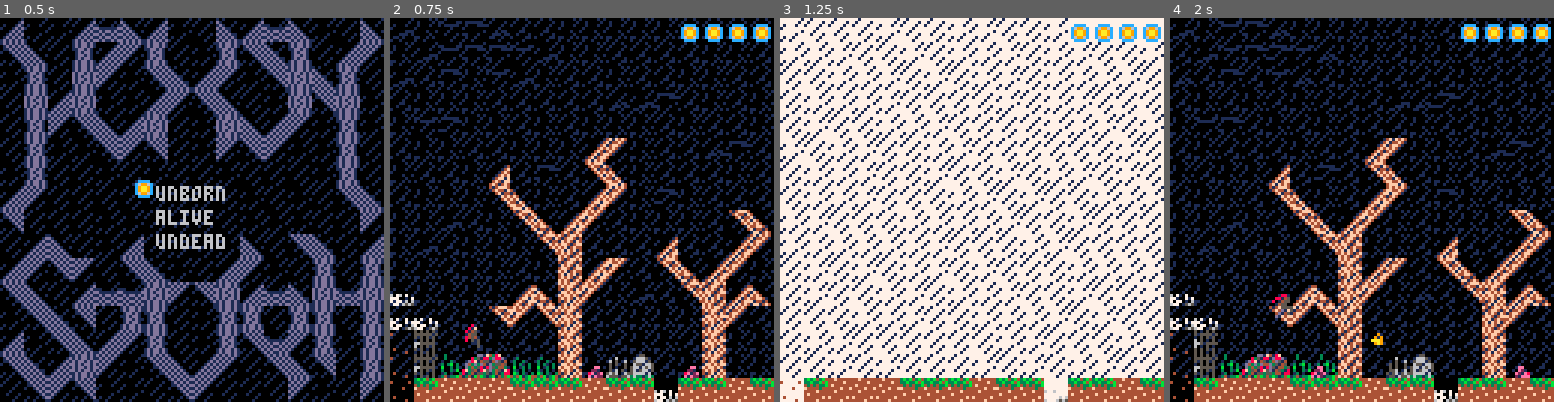
Above: before the commit, frames 1-4 (left to right).
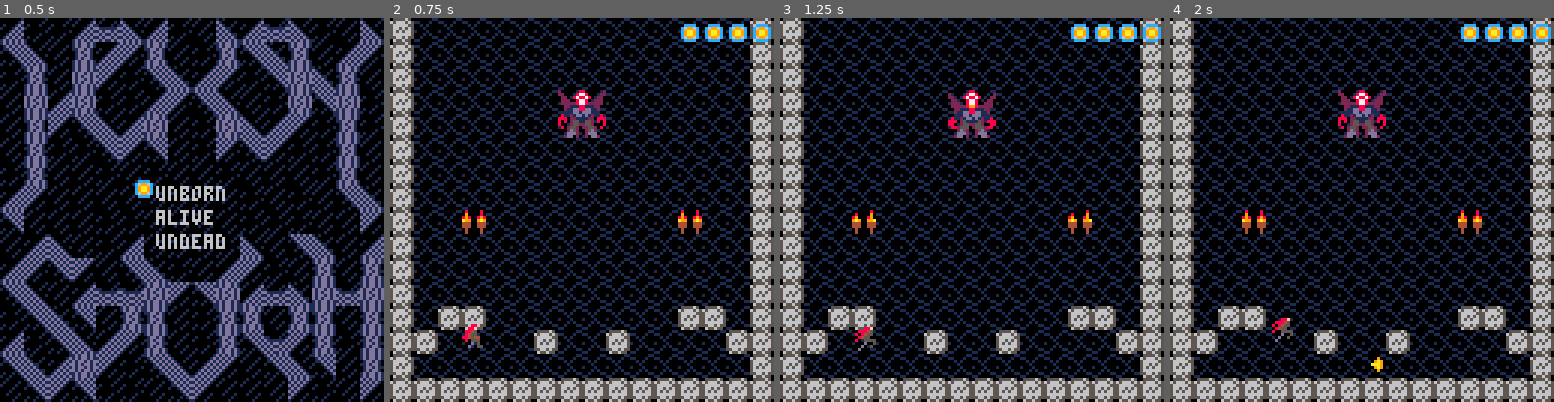
Above: after the commit, the same moments.

Repository: esquellington/esquellington.github.io
Game: PICO-8 cartridge games/jng/jng.p8
Two runs of this game, one before a commit and one after it. Both use one fixed random seed, a clock stepped at 60 frames per second and the inputs below.
Inputs:
- Up to frame 1 (0.5 s): tap X (X key) at 0.33 s
- Up to frame 2 (0.75 s): tap O (Z key) at 0.7 s
- Up to frame 3 (1.25 s): tap X (X key) at 1.07 s
- Up to frame 4 (2 s): hold Right from 1.6 s (still down); tap O (Z key) at 1.7 s; tap X (X key) at 1.85 s

Frame 1 is identical in both runs. In frame 2, 57% of the frame differs, in the area x 0-100%, y 0-100%; in frame 3, 97%; in frame 4, 58%.

Commit message:
finalboss wip

Diff:
--- a/games/jng/jng.p8
+++ b/games/jng/jng.p8
@@ -10,7 +10,7 @@
    caabb_88 = aabb_init(0,0,8,8)
    caabb_1616 = aabb_init(0,0,16,16)
    cv2_44 = v2init(4,4)
-   cinitial_room_coords = v2init( 0, 0 )
+   cinitial_room_coords = v2init( 0, 2 )
 
    --debug options
    debug = { cnummodes = 6,
@@ -655,14 +655,14 @@
          cattackbox = caabb_1616,
          cspeed = 2.5,
          chealth = 20,
-         cshootpos = v2init( 10, 6 ),
+         cshootpos = v2init( 1, 11 ),
          rtoff = v2init(1,0)
       }
 
    a_cthulhu.cshoottype = a_spit
    a_skullboss.cshoottype = a_skull
    a_flameboss.cshoottype = a_flame
-   a_finalboss.cshoottype = a_spit
+   --a_finalboss.cshoottype = a_spit --todo specific proj!
 
 end
 
@@ -1101,7 +1101,7 @@
          if m == 124 then
             e = new_entity( a_arachno, pos, new_action_patrol_and_jump( pos, -1 ) )
          elseif m == 90 then --cthulhu_shooter
-            e = new_entity( a_cthulhu, pos, new_action_shoot( 30, "straight" ) )
+            e = new_entity( a_cthulhu, pos, new_action_shoot( 30, "horizontal" ) )
          elseif m == 102 then
             e = new_entity( a_grunt, pos, new_action_wait_and_ram() )
          elseif m == 120 then
@@ -1383,15 +1383,21 @@
       local a = entity.a
       local st = a.cshoottype
       local pos = v2add( entity.p1, projectile_apply_sign_x( a.cshootpos, entity.sign, a.cvisualbox.max.x - a.cvisualbox.min.x ) )
+      local diff = v2sub( player.p1, pos )
       local e = nil
-      if action.type == "straight" then
+      if action.type == "horizontal" then
          e = new_entity( st,
                          pos,
                          new_action_particle( v2init( entity.sign*st.cspeed, 0 ), v2init(0,0) ) )
+      elseif action.type == "straight" then
+         local dist = v2length( diff )
+         e = new_entity( st,
+                         pos,
+                         new_action_particle( v2scale( st.cspeed/dist, diff ), v2init(0,0) ) )
       elseif action.type == "parabolic" then
          e = new_entity( st,
                          pos,
-                         new_action_particle( compute_projectile_vel_45deg( v2sub( player.p1, pos ), 0.125 ),
+                         new_action_particle( compute_projectile_vel_45deg( diff, 0.125 ),
                                               v2init(0,0.125) ) )
       else --"sinusoid"
          local phase = 0
@@ -1668,28 +1674,20 @@
 
 function update_action_finalboss( entity, action )
    local sub = update_action( entity, action.sub )
+   -- entity.sign = sgn( player.p1.x - entity.p1.x )
    -- intro/combat/outtro phases
    if action.phase == 1 then --intro
       if action.t > 60 then
          action.phase = 2
-         sub = new_action_wait_and_fly()-- v2init(104,104) )
+         sub = new_action_idle()
+         a_finalboss.cshoottype = a_spit
       end
    elseif action.phase == 2 then --combat
-      if sub.name == "idle" and sub.t > 30 then --1s
-         sub = new_action_shoot(30,"parabolic")
+      if sub.name == "idle" and sub.t > 60 then --1s
+         sub = new_action_shoot(30,"straight")
       elseif sub.name == "shoot" and sub.t > 90 then --3x shots
-         if entity.p1.x > 90 then --100 then
-            sub = new_action_move_on_ground( v2init(0,104) )
-         else
-            sub = new_action_jump_on_ground( v2init(104,104) )
-         end
-      elseif sub.name == "w&f" and sub.finished then
          sub = new_action_idle()
-      elseif sub.name == "mong" and sub.finished then
-         sub = new_action_idle()
-      end
-      if sub.name != "mong" then
-         entity.sign = sgn( player.p1.x - entity.p1.x )
+         a_finalboss.cshoottype = a_flame
       end
    else --outtro
       --todo
@@ -2162,7 +2160,7 @@
 0000000000000000000000000000000000000000000000000000000000000000081121d1dd12118098002333233202899a80233323320aa80000988a999aa99a
 1f1f9d9d9d9d1f9d9d1f9d9d9d9d1f1fad00aebdadbebc0000bcaebfbebc00bc8880251111520888aa800222522008aa88a0022252200a8800998aa2225008a0
 00000000000000000000000000000000000000000000000000000000000000008800255225520088a880cc5555cc088a8aa0ccc555cc0999088000cc555cc000
-1f9d9d9d9d9d9d9d9d9d9d449d9d9d1faebdadefbe00aebdadbe00aebdae00bc0882555205552880999ccc0555cc09999980ccc555ccc00000011ccc550cc000
+1f9d9d9d9d9d9d9d9d9d9d9d9d9d9d1faebdadefbe00aebdadbe00aebdae00bc0882555205552880999ccc0555cc09999980ccc555ccc00000011ccc550cc000
 00000000000000000000000000000000000000000000000000000000000000000002d520025d2000000cc10550c10000000cc10550cc100000011c0550cc1000
 1f1f1f1f1f1f1f1f1f1f1f1f1f1f1f1f00aebeae000000aebe000000be0000be000ddd2002ddd00000c111000011100000c11100001110000011100001111000
 0000000000000000000000000000000000000000000000000000000000000000002dd020020dd200001111100111110000111110011111000010000000011100
Not shown, changed: games/jng/jng.org
